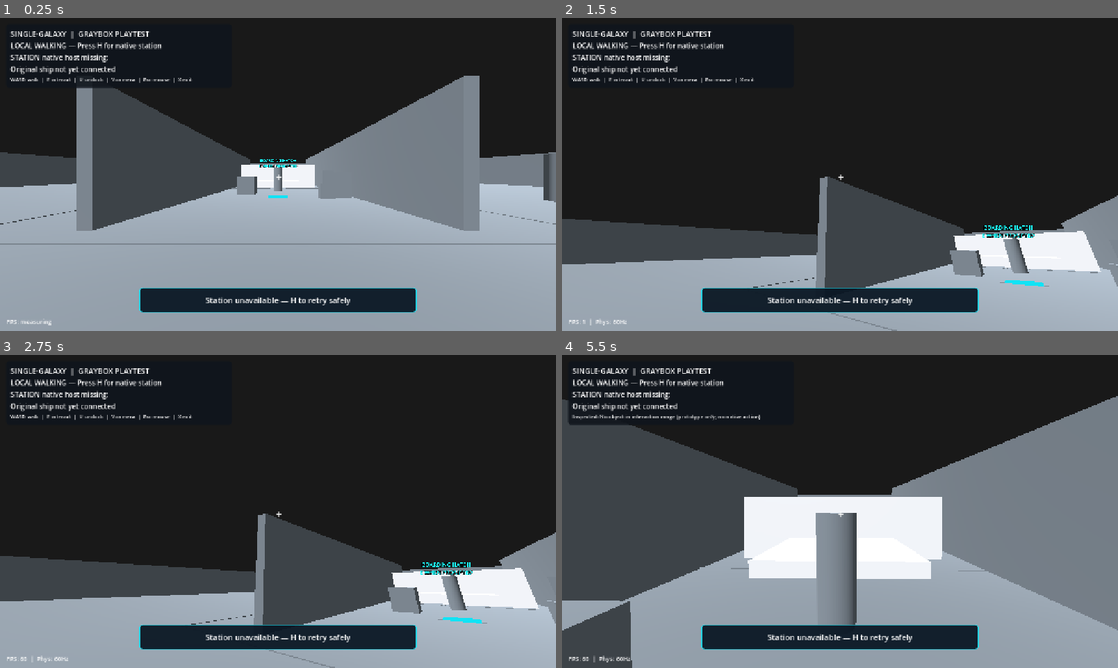
Above: before the commit, frames 1-4 (two rows, left to right).
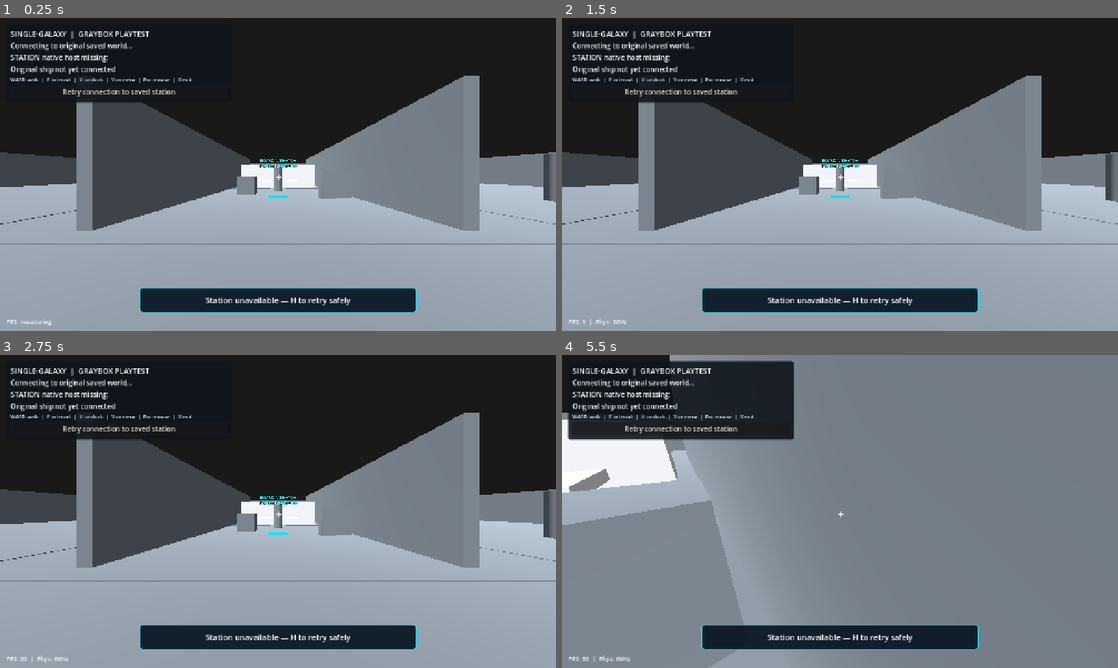
Above: after the commit, the same moments.

Repository: vjmichael/Single-galaxy
Game: Godot game, scene res://world/main.tscn
Same seed, same stepped clock (60 frames per second), same inputs: the game is played once before the commit and once after it.
Inputs (mouse positions are in pixels of both pictures, inside the frame that each line leads up to):
- Up to frame 1 (0.25 s): no input
- Up to frame 2 (1.5 s): click (678, 93) at 0.5 s, where only the run after the commit has a clickable "Retry connection to saved sta…"; click (678, 93) at 1.25 s, where only the run after the commit has a clickable "Retry connection to saved sta…"
- Up to frame 3 (2.75 s): click (116, 430) at 2 s, where only the run after the commit has a clickable "Retry connection to saved sta…"
- Up to frame 4 (5.5 s): tap H every 0.75 s from 2.75 to 5 s; move the mouse to (867, 511) at 2.77 s; hold W (fps_forward) from 2.78 s (still down); tap E (fps_inspect) at 2.85 s; click (867, 511) at 2.92 s; tap Space (fps_jump) at 3.02, 3.77, 5.27 s; move the mouse to (812, 511) at 3.52 s; tap Shift (fps_run) at 3.6 s; move the mouse to (851, 505) at 4.27 s; tap G (ship_dock) at 4.35 s; move the mouse to (834, 517) at 5.02 s; tap U (ship_undock) at 5.1 s; click (834, 517) at 5.17 s

The runs differ from the first frame. In frame 1, 0.9% of the frame differs, in the area x 1-32%, y 7-28%; in frame 2, 45%; in frame 3, 45%; in frame 4, 65%, in the area x 0-100%, y 0-100%.

Commit message:
FP3D-UX-03 [skip ci]: visible retry button only after real station failure, no H during normal play, keep inspection from masking native errors

Diff:
--- a/desktop_godot/world/main.gd
+++ b/desktop_godot/world/main.gd
@@ -20,6 +20,7 @@
 var scope_label: Label
 var status_label: Label
 var interaction_label: Label
+var retry_station_button: Button
 var fps_label: Label
 var native_label: Label
 var ship_label: Label
@@ -128,6 +129,8 @@
 		return
 	_station_connection_failure = ""
 	_station_connect_attempted = true
+	if is_instance_valid(retry_station_button):
+		retry_station_button.visible = false
 	_on_native_player_status("Retrying your saved station without resetting the world...")
 	_schedule_native_handoff("station", native_station_session.process_id())
 
@@ -415,7 +418,7 @@
 	title.add_theme_font_size_override("font_size", 17)
 	contents.add_child(title)
 	scope_label = Label.new()
-	scope_label.text = "LOCAL WALKING — Press H for native station"
+	scope_label.text = "Connecting to original saved world..."
 	contents.add_child(scope_label)
 	native_label = Label.new()
 	native_label.text = "Connecting to your saved station automatically..."
@@ -429,6 +432,12 @@
 	contents.add_child(status_label)
 	for line in [scope_label, native_label, ship_label, status_label]:
 		line.autowrap_mode = TextServer.AUTOWRAP_WORD_SMART
+	retry_station_button = Button.new()
+	retry_station_button.name = "RetryStationConnection"
+	retry_station_button.text = "Retry connection to saved station"
+	retry_station_button.visible = false
+	retry_station_button.pressed.connect(_retry_original_station)
+	contents.add_child(retry_station_button)
 
 	flight_panel = PanelContainer.new()
 	flight_panel.name = "FlightTelemetryPanel"
@@ -517,6 +526,9 @@
 	if ship_process_active and not ship_connected:
 		interaction_label.text = "Connecting cockpit — waiting for verified original C++ ship pose"
 		return
+	if _player_session_autoconnect and not _station_connect_attempted and not station_connected:
+		interaction_label.text = "Connecting to saved station..."
+		return
 	if _station_connect_attempted and not station_connected and not ship_process_active and _handoff_target.is_empty():
 		interaction_label.text = "Station unavailable — H to retry safely" if not _station_connection_failure.is_empty() else "Connecting to saved station..."
 		return
@@ -536,7 +548,13 @@
 		interaction_label.text = display
 
 func _on_inspected(display_name: String) -> void:
-	status_label.text = "Inspected: " + display_name + " (prototype only; no native action)"
+	# An incidental object-inspection ray must never replace the real
+	# controls or the native startup/boarding error in the system HUD.
+	if display_name == "No object in interaction range":
+		return
+	if not _station_connection_failure.is_empty():
+		return
+	_on_native_player_status("Visual inspection only: " + display_name)
 
 func _schedule_native_handoff(target: String, outgoing_pid: int) -> void:
 	# Process shutdown is not proof that SQLite's WAL writer was released.
@@ -640,6 +658,8 @@
 func _on_native_station_connection(connected: bool) -> void:
 	if not connected:
 		_hide_refinery_terminal()
+	if is_instance_valid(retry_station_button) and connected:
+		retry_station_button.visible = false
 	if is_instance_valid(player):
 		# Keep local unjournaled walking disabled during a protected role
 		# handoff or while the native cockpit owns this saved world.
@@ -653,6 +673,8 @@
 		_station_connection_failure = ""
 	elif message.contains("failed") or message.contains("exited") or message.contains("missing") or message.contains("timed out") or message.contains("still alive"):
 		_station_connection_failure = message
+	if is_instance_valid(retry_station_button):
+		retry_station_button.visible = not _station_connection_failure.is_empty() and not native_station_session.is_active()
 	_on_native_player_status(message)
 	# An original C++ DENY must leave the terminal in a visible refused state.
 	# Do not report success or synthesize a new lot while a host request fails.
@@ -763,6 +785,8 @@
 	_record_native_projection("PERSON", person)
 	last_station_player_state = int(person["state"])
 	_station_connection_failure = ""
+	if is_instance_valid(retry_station_button):
+		retry_station_button.visible = false
 	if last_station_player_state != 4:
 		_hide_refinery_terminal()
 	_show_native_location(last_station_player_state == 4)
